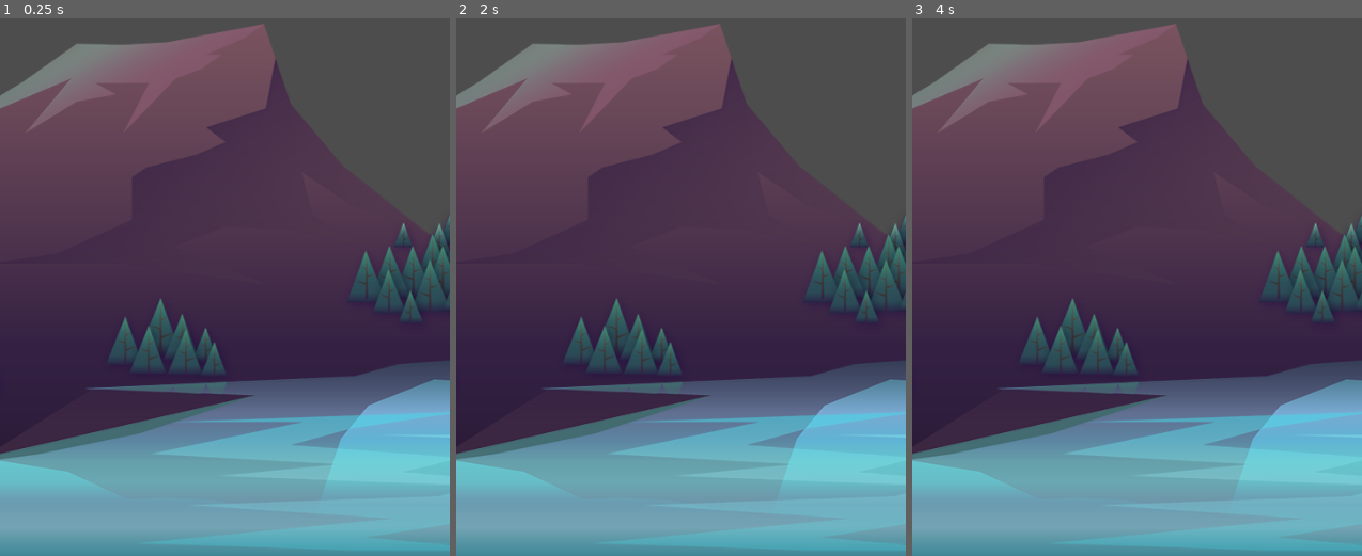
Above: before the commit, frames 1-3 (left to right).
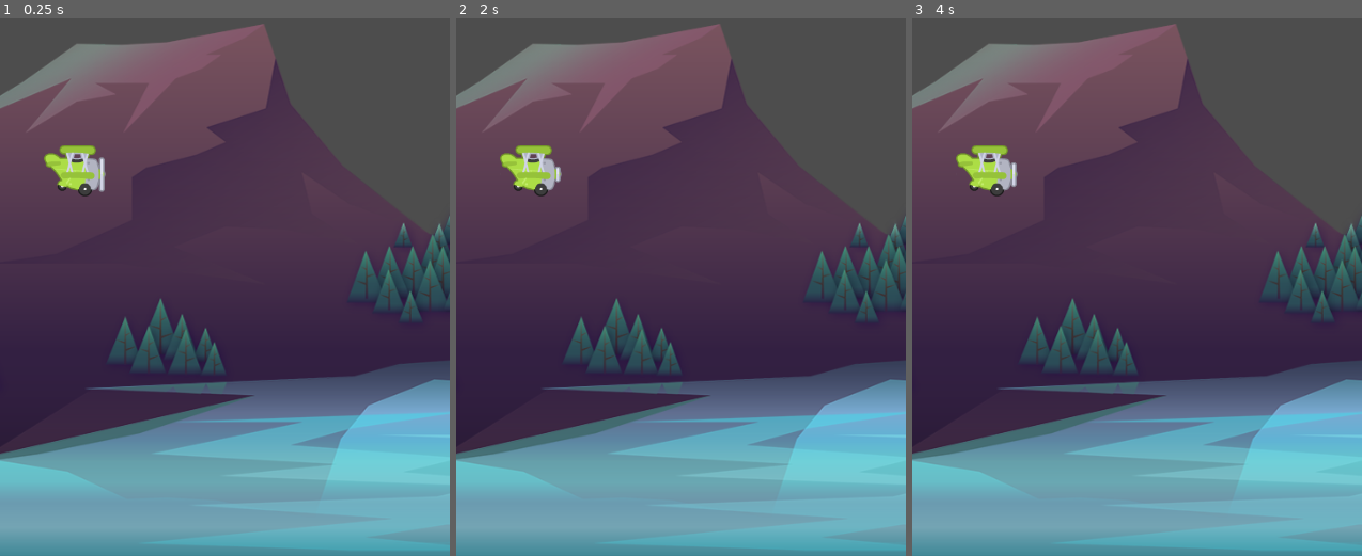
Above: after the commit, the same moments.

Repository: ShayLuan/GameDevTest
Game: Godot game, scene res://Scenes/Game/game.tscn
Same seed, same stepped clock (60 frames per second), same inputs: the game is played once before the commit and once after it.
Inputs:
- Up to frame 1 (0.25 s): no input
- Up to frame 2 (2 s): tap Enter at 1.25 s
- Up to frame 3 (4 s): tap Space at 2.75 s

The runs differ from the first frame. In frame 1, 0.9% of the frame differs, in the area x 9-24%, y 23-34%; in frame 2, 0.9%; in frame 3, 0.9%.

Commit message:
plane scene setup

Diff:
--- a/TappyPlane/tappy-plane/Scenes/Game/game.tscn
+++ b/TappyPlane/tappy-plane/Scenes/Game/game.tscn
@@ -1,9 +1,13 @@
 [gd_scene format=3 uid="uid://bor7ao5s17nhm"]
 
 [ext_resource type="Texture2D" uid="uid://u1hxa5tfq6x0" path="res://Assets/background/rocks_2.png" id="1_mv0hc"]
+[ext_resource type="PackedScene" uid="uid://b22egwmkn731q" path="res://Scenes/Tappy/Tappy.tscn" id="2_qxfds"]
 
 [node name="Game" type="Node" unique_id=384787259]
 
 [node name="Rocks2" type="Sprite2D" parent="." unique_id=1929273705]
 position = Vector2(303, 314)
 texture = ExtResource("1_mv0hc")
+
+[node name="Tappy" parent="." unique_id=1317917152 instance=ExtResource("2_qxfds")]
+position = Vector2(80, 443)
--- /dev/null
+++ b/TappyPlane/tappy-plane/Scenes/Tappy/Tappy.tscn
@@ -0,0 +1,50 @@
+[gd_scene format=3 uid="uid://b22egwmkn731q"]
+
+[ext_resource type="Texture2D" uid="uid://botbxqaehsg8l" path="res://Assets/plane/planes_sheet.png" id="1_e2xxp"]
+
+[sub_resource type="AtlasTexture" id="AtlasTexture_46n2r"]
+atlas = ExtResource("1_e2xxp")
+region = Rect2(0, 0, 88, 73)
+
+[sub_resource type="AtlasTexture" id="AtlasTexture_8i0lq"]
+atlas = ExtResource("1_e2xxp")
+region = Rect2(88, 0, 88, 73)
+
+[sub_resource type="AtlasTexture" id="AtlasTexture_ssy2e"]
+atlas = ExtResource("1_e2xxp")
+region = Rect2(176, 0, 88, 73)
+
+[sub_resource type="SpriteFrames" id="SpriteFrames_5vxlm"]
+animations = [{
+"frames": [{
+"duration": 1.0,
+"texture": SubResource("AtlasTexture_46n2r")
+}, {
+"duration": 1.0,
+"texture": SubResource("AtlasTexture_8i0lq")
+}, {
+"duration": 1.0,
+"texture": SubResource("AtlasTexture_ssy2e")
+}],
+"loop": true,
+"name": &"fly",
+"speed": 10.0
+}]
+
+[sub_resource type="CapsuleShape2D" id="CapsuleShape2D_e2xxp"]
+radius = 22.0
+height = 58.0
+
+[node name="Tappy" type="CharacterBody2D" unique_id=1317917152]
+
+[node name="AnimatedSprite2D" type="AnimatedSprite2D" parent="." unique_id=1381942835]
+scale = Vector2(0.75, 0.75)
+sprite_frames = SubResource("SpriteFrames_5vxlm")
+animation = &"fly"
+autoplay = "fly"
+frame_progress = 0.6674509
+
+[node name="CollisionShape2D" type="CollisionShape2D" parent="." unique_id=2057160745]
+position = Vector2(0, -2)
+rotation = 1.5707964
+shape = SubResource("CapsuleShape2D_e2xxp")
